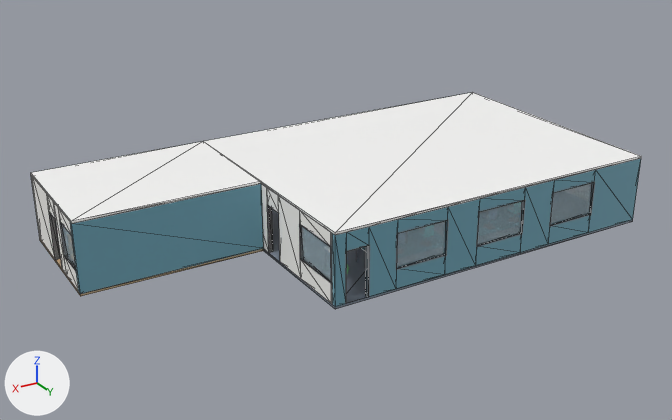
An edit to the Blender file compose/demo_floor.blend, drawn before and after from the same camera.
One viewpoint serves both versions: a camera (50 mm lens) standing at (32.0, 38.73, 17.37) and looking at (12.37, 6.02, 1.01). The axes (+X, +Y, +Z) are drawn at lower left. The lights are the same throughout. The first picture is the older version. Mesh edges are drawn as thin lines on the coarser meshes. Objects named as collision shapes, trigger or cutter boxes, shadow casters or lower levels of detail are left out.

Objects in the first picture: 'T00_Ceiling', 'T00_Floor', 'T00_Frames_E', 'T00_Frames_N', 'T00_Wall_E', 'T00_Wall_N', 'T01_Ceiling', 'T01_Wall_E', 'T01_Wall_N' and 4 more.
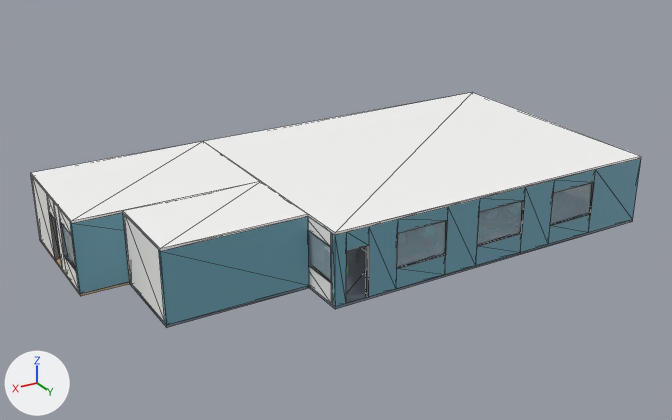
What the commit changed:
Material 'wall.002' (mat_wall_002) is new.
Its base color is (0.93, 0.92, 0.89) (white #f7f6f2).
Its roughness is 0.55.
Material 'wall_accent.002' (mat_wall_accent_002) is new.
Its base color is (0.16, 0.38, 0.48) (cyan #6fa6b8).
Its roughness is 0.55.
Material 'floor_carpet.001' (mat_floor_carpet_001) is new.
Its base color is (0.2, 0.24, 0.3) (greyish blue #7c8695).
Its roughness is 0.55.
Material 'ceiling.002' (mat_ceiling_002) is new.
Its base color is (0.96, 0.96, 0.95) (white #fafaf9).
Its roughness is 0.55.
Mesh me_wall_s_002 is new.
It has 72 vertices, 36 faces and spans x 0.0..6.0, y 0.0..0.2, z 0.0..3.0.
It uses material mat_wall_002 (white #f7f6f2).
Mesh me_wall_n_002 is new.
It has 24 vertices, 12 faces and spans x 0.0..6.0, y 3.8..4.0, z 0.0..3.0.
It uses material mat_wall_accent_002 (cyan #6fa6b8).
Mesh me_wall_e_002 is new.
It has 24 vertices, 12 faces and spans x 5.8..6.0, y 0.2..3.8, z 0.0..3.0.
It uses material mat_wall_002 (white #f7f6f2).
Mesh me_floor_002 is new.
It has 24 vertices, 12 faces and spans x 0.0..6.0, y 0.0..4.0, z -0.1..0.0.
It uses material mat_floor_carpet_001 (greyish blue #7c8695).
Mesh me_ceiling_002 is new.
It has 24 vertices, 12 faces and spans x 0.0..6.0, y 0.0..4.0, z 3.0..3.1.
It uses material mat_ceiling_002 (white #fafaf9).
Object 'T02_Wall_S' (ob_t02_wall_s) is new; it shows me_wall_s_002.
Its location is (16.0, 6.0, 0.0).
Object 'T02_Wall_N' (ob_t02_wall_n) is new; it shows me_wall_n_002.
Its location is (16.0, 6.0, 0.0).
Object 'T02_Wall_E' (ob_t02_wall_e) is new; it shows me_wall_e_002.
Its location is (16.0, 6.0, 0.0).
Object 'T02_Floor' (ob_t02_floor) is new; it shows me_floor_002.
Its location is (16.0, 6.0, 0.0).
Object 'T02_Ceiling' (ob_t02_ceiling) is new; it shows me_ceiling_002.
Its location is (16.0, 6.0, 0.0).

Changed parts and their boxes (x1, y1, x2, y2) in the pictures (672 x 420 px):
'T02_Wall_N', added (cyan): after (159, 217, 309, 325)
'T02_Ceiling', added: after (123, 182, 308, 251)
'T02_Wall_E', added: after (125, 216, 165, 323)
'T02_Floor', added: after (130, 283, 309, 327)
'T02_Wall_S', added (mostly hidden): after (123, 214, 131, 283)
'T01_Wall_N', unchanged, covered by the edit: before (70, 184, 264, 294); after (70, 213, 130, 294)
'T00_Wall_E', unchanged, covered by the edit: before (261, 184, 332, 304); after (308, 217, 332, 304)
